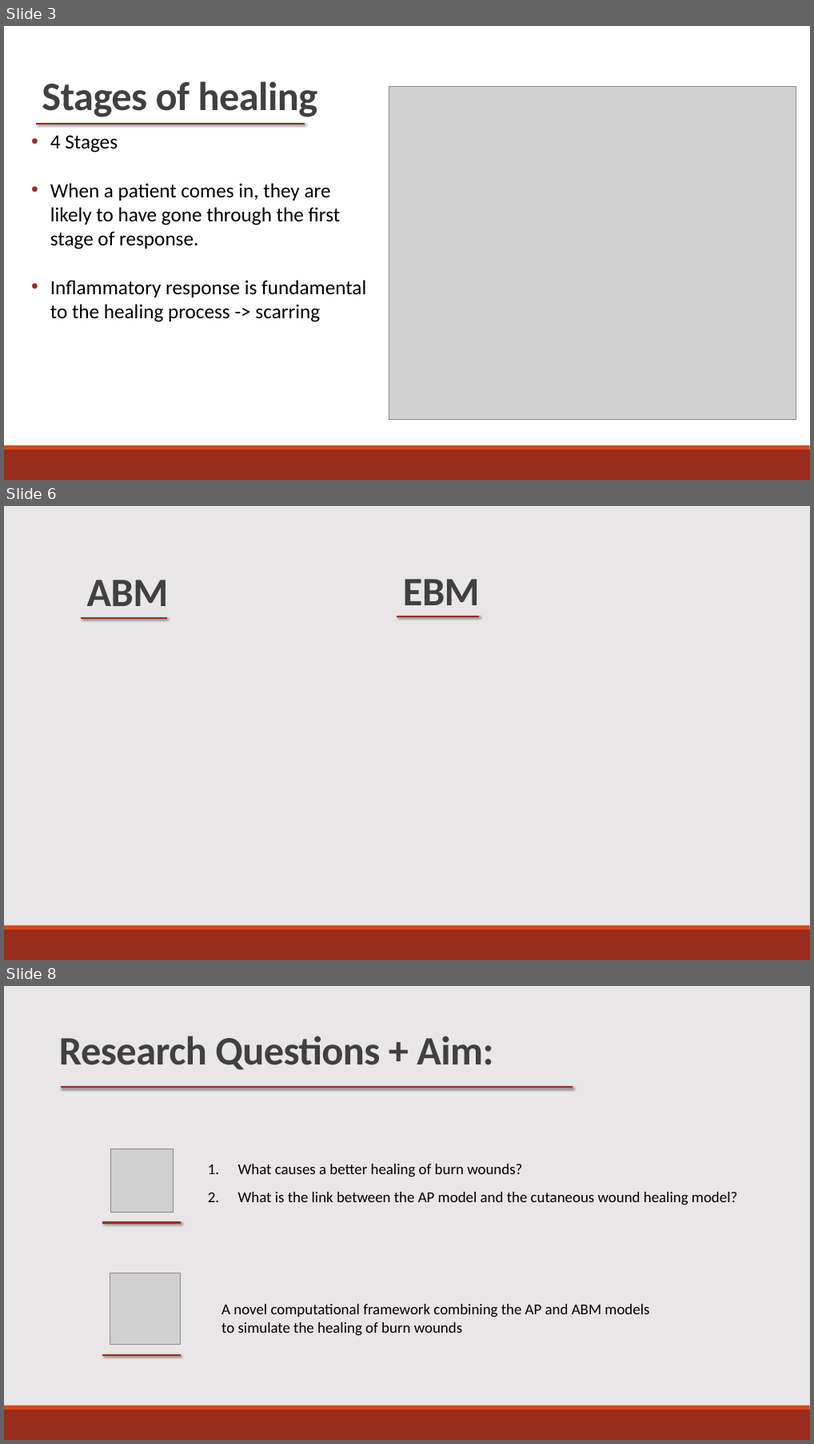
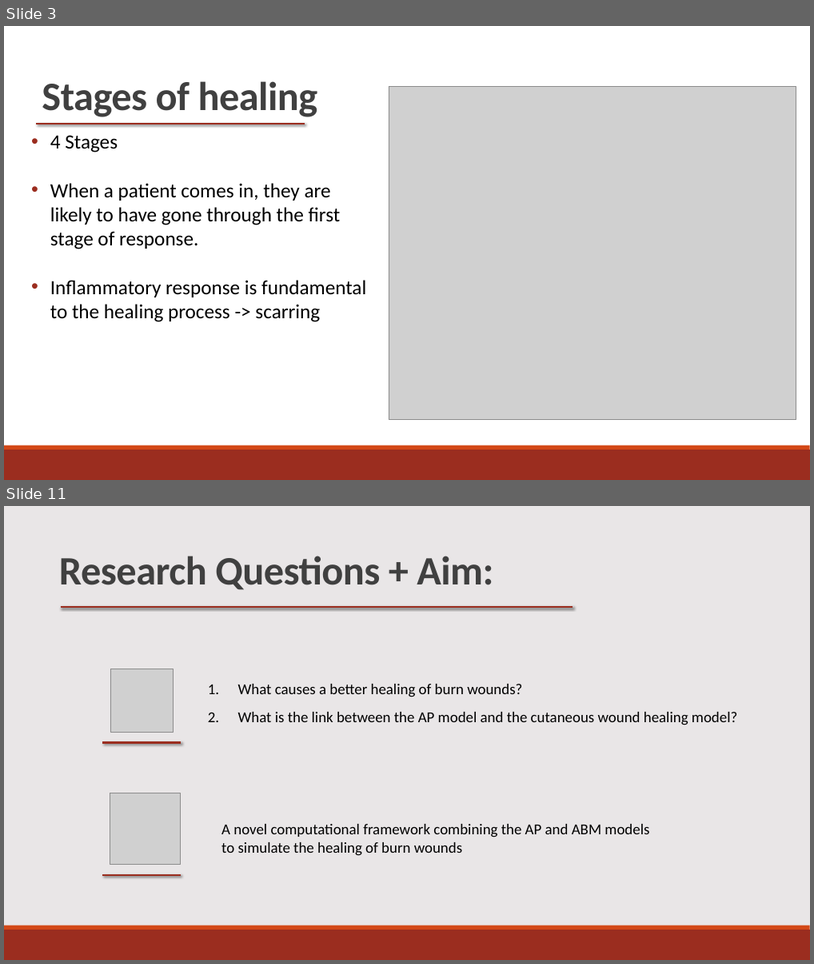
Before and after one commit to BenDickens/Brandwonden-Project-IAS, a slide deck: Notes and Primers/research proposal ppt.pptx. Shown one above the other, each under a label of ours: slides 3, 6 and 8 before the commit, slides 3 and 11 after it; the slides between them are not shown. The pictures are 814x1444 and 814x964 pixels, drawn with LibreOffice and Linux fonts; fonts in the diff are those of the drawing; grey boxes stand for pictures. Boxes give left, top, right and bottom in pixels: in the first picture for what was removed or moved away, otherwise in the second. Text is boxed around its words. In the diff, an @@ line names an element or a change of style, - is before the commit and + after.

```diff
--- a/Notes and Primers/research proposal ppt.pptx
+++ b/Notes and Primers/research proposal ppt.pptx
@@ slide 6 removed at [4,506,810,960], background #E9E6E7; not listed: 2 template elements that a slide beside it also shows @@
@@ title removed at [87,580,169,606] @@
-ABM
@@ text removed at [403,579,480,605] @@
-EBM
@@ line removed from (81, 618) to (166, 618) @@
@@ line removed from (398, 616) to (479, 616) @@
@@ what was slide 8 is now slide 11 @@
```
Also in this commit, not shown: 5 slides changed, 4 slides added, 1 other slide removed, 1 other file.
